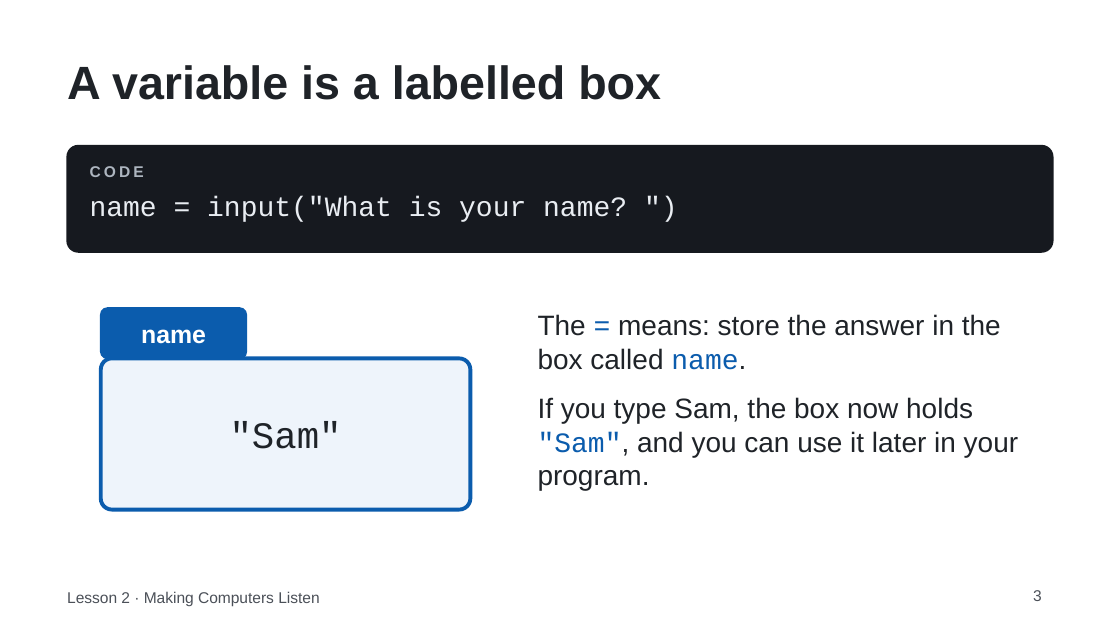
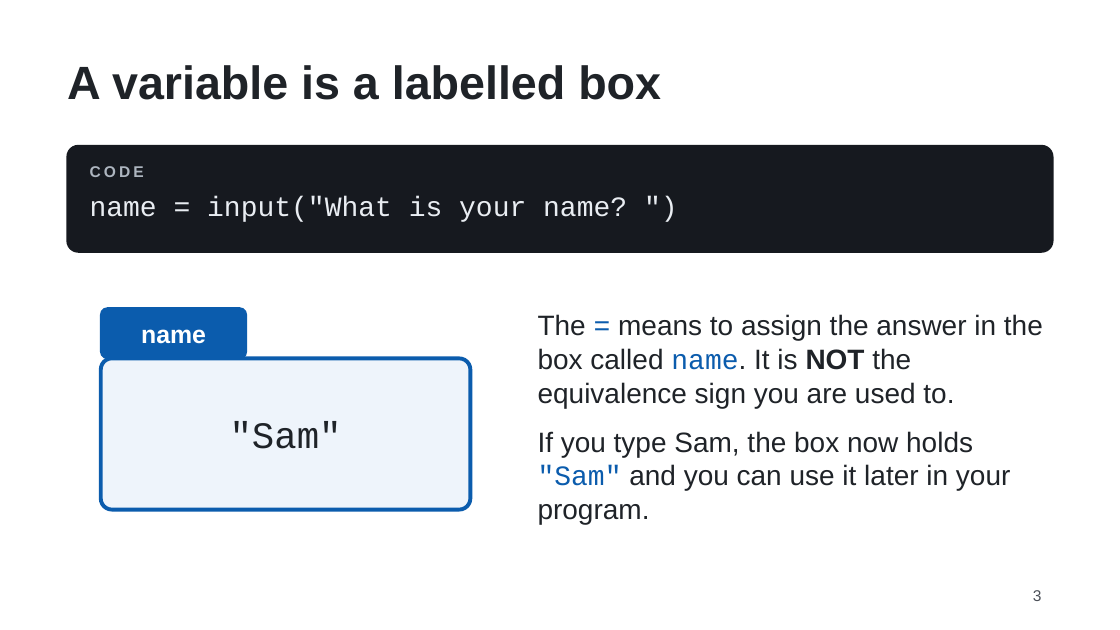
Before and after one commit to FrankD64/chatbot-lesson, a slide deck: slide 3 of assets/slides/Lesson2_Making_Computers_Listen.pptx. Drawn at 1120x630 pixels with LibreOffice and Linux fonts; fonts in the diff are those of the drawing. Boxes give left, top, right and bottom in pixels: in the first picture for what was removed or moved away, otherwise in the second. Text is boxed around its words. In the diff, an @@ line names an element or a change of style, - is before the commit and + after.

```diff
--- a/assets/slides/Lesson2_Making_Computers_Listen.pptx
+++ b/assets/slides/Lesson2_Making_Computers_Listen.pptx
@@ text at bbox=[538, 314, 1043, 524]: text changed @@
-The = means: store the answer in the box called name.
-If you type Sam, the box now holds "Sam", and you can use it later in your program.
+The = means to assign the answer in the box called name. It is NOT the equivalence sign you are used to.
+If you type Sam, the box now holds "Sam" and you can use it later in your program.
@@ rectangle added at bbox=[48, 571, 333, 623], fill #FFFFFF, outline #FFFFFF 0.75 pt @@
@@ text removed at bbox=[67, 591, 319, 606] @@
-Lesson 2 · Making Computers Listen
```
Also in this commit, not shown: 7 other slides changed, 3 other files.
